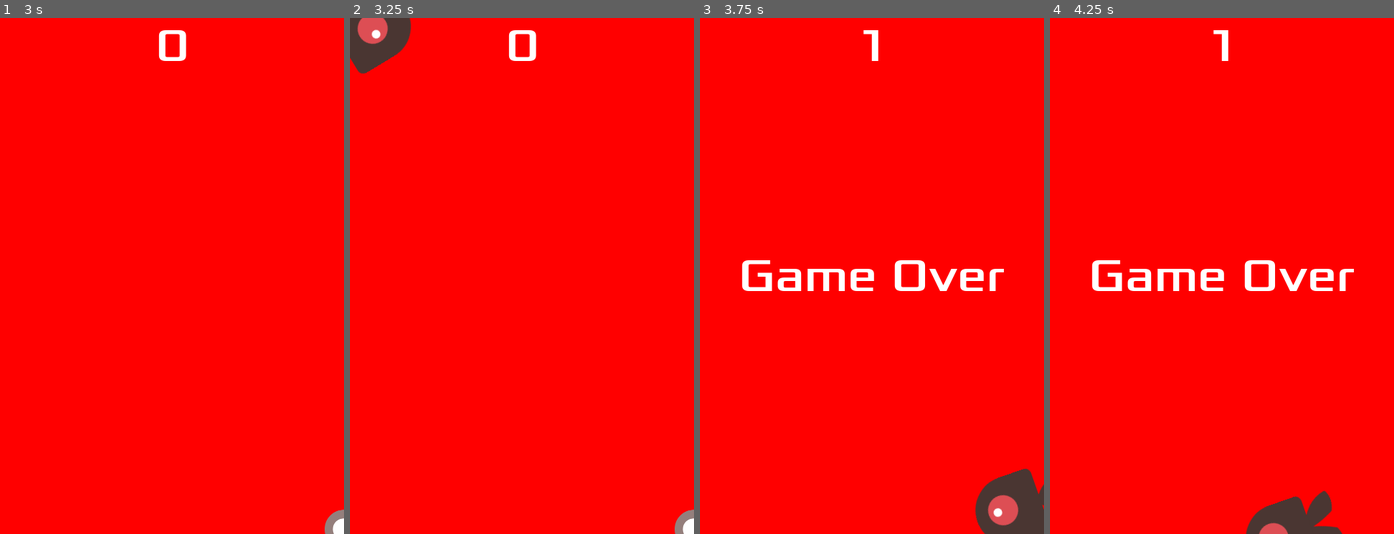
Above: before the commit, frames 1-4 (left to right).
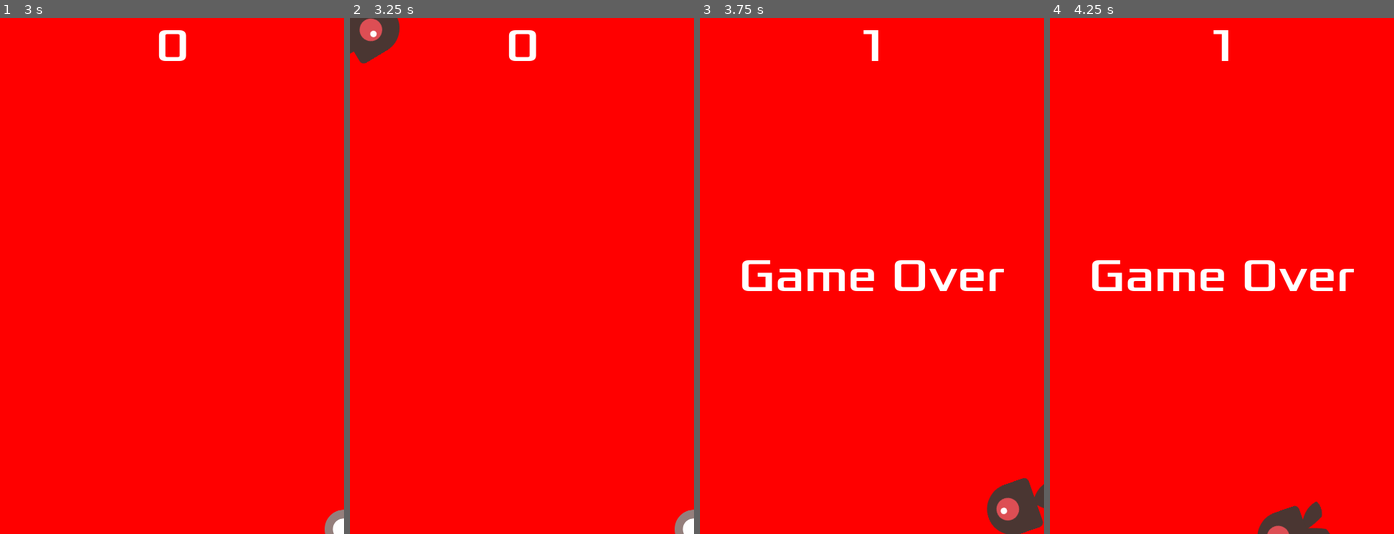
Above: after the commit, the same moments.

Repository: Maggen12/GoDot-Spil-Projekt
Game: Godot game, scene res://main.tscn
The game is run twice, just before and just after one commit, with the same random seed, the same clock (stepped at 60 frames per second) and the same inputs.
Inputs:
- Up to frame 1 (3 s): click "Start" at 0.5 s; tap Enter at 1.25 s; hold D (move_right) 1.28-2.03 s; hold S (move_down) 2.03-2.78 s; hold D (move_right) from 2.78 s (still down)
- Up to frame 2 (3.25 s): keep holding D (move_right)
- Up to frame 3 (3.75 s): release D (move_right) at 3.53 s; hold W (move_up) from 3.53 s (still down)
- Up to frame 4 (4.25 s): keep holding W (move_up)

Frame 1 is identical in both runs. In frame 2, 0.7% of the frame differs, in the area x 0-18%, y 0-11%; in frame 3, 1.0%, in the area x 80-100%, y 87-100%; in frame 4, 0.8%.

Commit message:
kanikkehuske

Diff:
--- a/first-game/mob.tscn
+++ b/first-game/mob.tscn
@@ -46,8 +46,8 @@
 }]
 
 [sub_resource type="CapsuleShape2D" id="CapsuleShape2D_x3sgv"]
-radius = 48.0
-height = 130.0
+radius = 37.0
+height = 76.0
 
 [node name="Mob" type="RigidBody2D" groups=["mobs"]]
 collision_mask = 0
@@ -55,10 +55,13 @@
 script = ExtResource("1_eqhg6")
 
 [node name="AnimatedSprite2D" type="AnimatedSprite2D" parent="."]
+position = Vector2(0.0625019, 0)
+scale = Vector2(0.751147, 0.75)
 sprite_frames = SubResource("SpriteFrames_80ltb")
 animation = &"walk"
 
 [node name="CollisionShape2D" type="CollisionShape2D" parent="."]
+position = Vector2(10, -2)
 rotation = 1.5708
 shape = SubResource("CapsuleShape2D_x3sgv")
 
Not shown, added: first-game/builds/web/index.apple-touch-icon.png.import
Not shown, added: first-game/builds/web/index.icon.png.import
Not shown, added: first-game/builds/web/index.png.import
Not shown, added: first-game/.DS_Store
Not shown, added: first-game/builds/.DS_Store
Not shown, added: first-game/builds/web/index.apple-touch-icon.png
Not shown, added: first-game/builds/web/index.audio.worklet.js
Not shown, added: first-game/builds/web/index.html
Not shown, added: first-game/builds/web/index.icon.png
Not shown, added: first-game/builds/web/index.js
Not shown, added: first-game/builds/web/index.pck
Not shown, added: first-game/builds/web/index.png
(and 1 more such lines)
